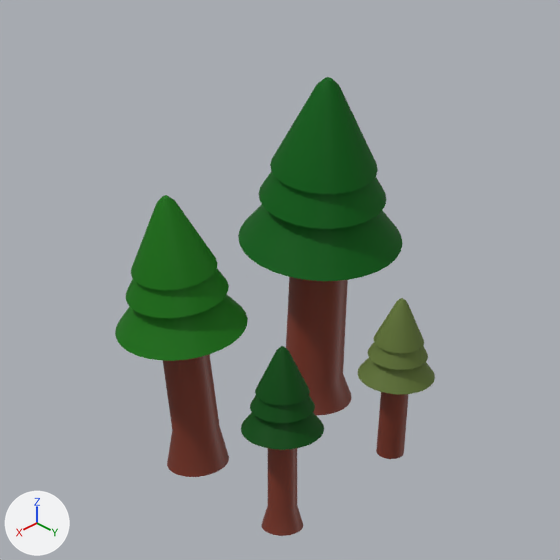
Before and after pictures for a commit that changed the Blender file GVS/Content/Models/Cube1x1x2/Cube1x1x2.blend.
Before and after are seen from the file's camera 'Camera'. Lighting does not change. The marker at lower left points along +X, +Y and +Z.

Objects in the first picture: 'Tree', 'Tree.001', 'Tree.002', 'Tree.003'.
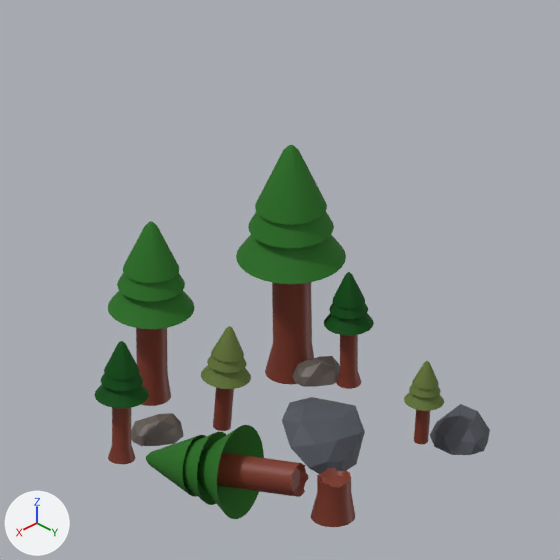
ob_trees is not drawn itself; it is the parent of ob_tree, ob_tree_001, ob_tree_002, ob_tree_003.

Edits to the bpy script that builds the scene:
```text
Remove ob_tree:
    ob_tree = bpy.data.objects.new('Tree', me_cylinder)
Change ob_trees:
    ob_trees.location: (0.0, 0.0, 0.0) -> (0.229, -0.218, -0.171)
    ob_trees.scale: (1.0, 1.0, 1.0) -> (0.652, 0.652, 0.652)
Change ob_tree_001:
    ob_tree_001.rotation_euler: (0.079, 0.074, 0.0655) -> (0.0, 0.0, 0.0)  # degrees (4.5, 4.2, 3.8) -> degrees (0, 0, 0)
    ob_tree_001.location: (0.284, -0.0241, -0.395) -> (-0.149, -0.171, -0.395)
Change ob_tree_002:
    ob_tree_002.location: (-0.106, 0.293, -0.449) -> (-0.181, 0.191, -0.449)
Change ob_tree_003:
    ob_tree_003.location: (0.363, 0.372, -0.395) -> (0.28, 0.097, -0.395)
Add ob_rock_003:
    ob_rock_003 = bpy.data.objects.new('Rock.003', me_icosphere_003)  # 26 vertices, 40 faces; spans x -0.95..0.95, y -1.22..1.37, z -0.03..1.16; in mat_rock_002 (dark grey #545761)
    ob_rock_003.parent = ob_trees
    ob_rock_003.location = (0.0358, 0.112, -0.51)
    ob_rock_003.rotation_euler = (-0.687, 0.203, 0.81)  # degrees (-39, 12, 46)
    ob_rock_003.scale = (0.0812, 0.058, 0.058)
Add ob_tree_007:
    ob_tree_007 = bpy.data.objects.new('Tree.007', me_cylinder_009)  # 320 vertices, 290 faces; spans x -1.64..1.64, y -1.64..1.64, z 0.43..6.46; in mat_bark_001 (dark red #7c3423), mat_leaves_001 (dark green #22741d)
    ob_tree_007.parent = ob_trees_001
    ob_tree_007.location = (0.571, 0.241, -0.345)
    ob_tree_007.rotation_euler = (1.695, 0.0, 0.282)  # degrees (97, 0, 16)
    ob_tree_007.scale = (0.142, 0.142, 0.142)
Add ob_trees_001:
    ob_trees_001 = bpy.data.objects.new('Trees.001', None)
    ob_trees_001.location = (-0.0293, 0.252, -0.231)
    ob_trees_001.scale = (0.52, 0.52, 0.52)
Add ob_stump:
    ob_stump = bpy.data.objects.new('Stump', me_cylinder_008)  # 128 vertices, 98 faces; spans x -0.76..0.77, y -0.77..0.76, z -1.07..0.52; in mat_bark_001 (dark red #7c3423)
    ob_stump.parent = ob_trees_001
    ob_stump.location = (0.482, 0.307, -0.39)
    ob_stump.rotation_euler = (0.0, 0.0, -0.351)  # degrees (0, 0, -20)
    ob_stump.scale = (0.142, 0.142, 0.142)
Add ob_rock_002:
    ob_rock_002 = bpy.data.objects.new('Rock.002', me_icosphere_002)  # 26 vertices, 40 faces; spans x -0.95..0.95, y -1.22..1.37, z -0.03..1.16; in mat_rock (brown #635953)
    ob_rock_002.parent = ob_trees_001
    ob_rock_002.location = (-0.396, -0.688, -0.52)
    ob_rock_002.scale = (0.123, 0.0882, 0.0909)
Add ob_tree_005:
    ob_tree_005 = bpy.data.objects.new('Tree.005', me_cylinder_003.copy())  # the mesh of ob_tree_003
    ob_tree_005.parent = ob_trees_001
    ob_tree_005.location = (-0.452, -0.52, -0.388)
    ob_tree_005.scale = (0.0743, 0.0743, 0.0765)
Add ob_tree_004:
    ob_tree_004 = bpy.data.objects.new('Tree.004', me_cylinder_002.copy())  # the mesh of ob_tree_002
    ob_tree_004.parent = ob_trees_001
    ob_tree_004.location = (-0.291, 0.142, -0.442)
    ob_tree_004.rotation_euler = (-0.0472, -0.049, -0.0381)  # degrees (-2.7, -2.8, -2.2)
    ob_tree_004.scale = (0.06, 0.06, 0.06)
Add ob_tree_000:
    ob_tree_000 = bpy.data.objects.new('Tree.000', me_cylinder_001.copy())  # the mesh of ob_tree_001
    ob_tree_000.parent = ob_trees_001
    ob_tree_000.location = (-0.398, -0.864, -0.388)
    ob_tree_000.scale = (0.163, 0.163, 0.168)
Add ob_rock_001:
    ob_rock_001 = bpy.data.objects.new('Rock.001', me_icosphere_001)  # 26 vertices, 40 faces; spans x -0.95..0.95, y -1.22..1.37, z -0.03..1.16; in mat_rock_001 (dark grey #4a4d55)
    ob_rock_001.parent = ob_trees
    ob_rock_001.location = (-0.124, 0.272, -0.507)
    ob_rock_001.rotation_euler = (0.0, 0.0, 1.316)  # degrees (0, 0, 75)
    ob_rock_001.scale = (0.0542, 0.0388, 0.0388)
Add ob_rock:
    ob_rock = bpy.data.objects.new('Rock', me_icosphere)  # 26 vertices, 40 faces; spans x -0.95..0.95, y -1.22..1.37, z -0.03..1.16; in mat_rock (brown #635953)
    ob_rock.parent = ob_trees
    ob_rock.location = (0.0505, 0.0536, -0.507)
    ob_rock.scale = (0.107, 0.0766, 0.0766)
```

Pixel boxes [x1, y1, x2, y2] of what changed, in the pictures (560 x 560 px):
'Tree', deleted (green)
    before: [238, 77, 403, 415]
'Tree.001', moved, rescaled, turned
    before: [115, 195, 248, 477]
    after: [108, 221, 195, 406]
'Tree.000', added
    after: [236, 145, 346, 384]
'Tree.003', moved, rescaled (35% narrower, 35% shorter)
    before: [241, 346, 324, 536]
    after: [95, 341, 149, 464]
'Tree.002', moved, rescaled (35% narrower, 35% shorter)
    before: [358, 298, 435, 459]
    after: [201, 326, 251, 431]
'Tree.007', added (green)
    after: [146, 425, 308, 519]
'Rock.003', added
    after: [282, 397, 365, 474]
'Tree.005', added
    after: [324, 272, 374, 389]
'Rock.001', added
    after: [430, 404, 490, 455]
'Stump', added
    after: [311, 468, 355, 527]
'Tree.004', added
    after: [404, 361, 444, 444]
'Rock', added
    after: [131, 413, 184, 446]
'Rock.002', added
    after: [292, 356, 340, 387]
